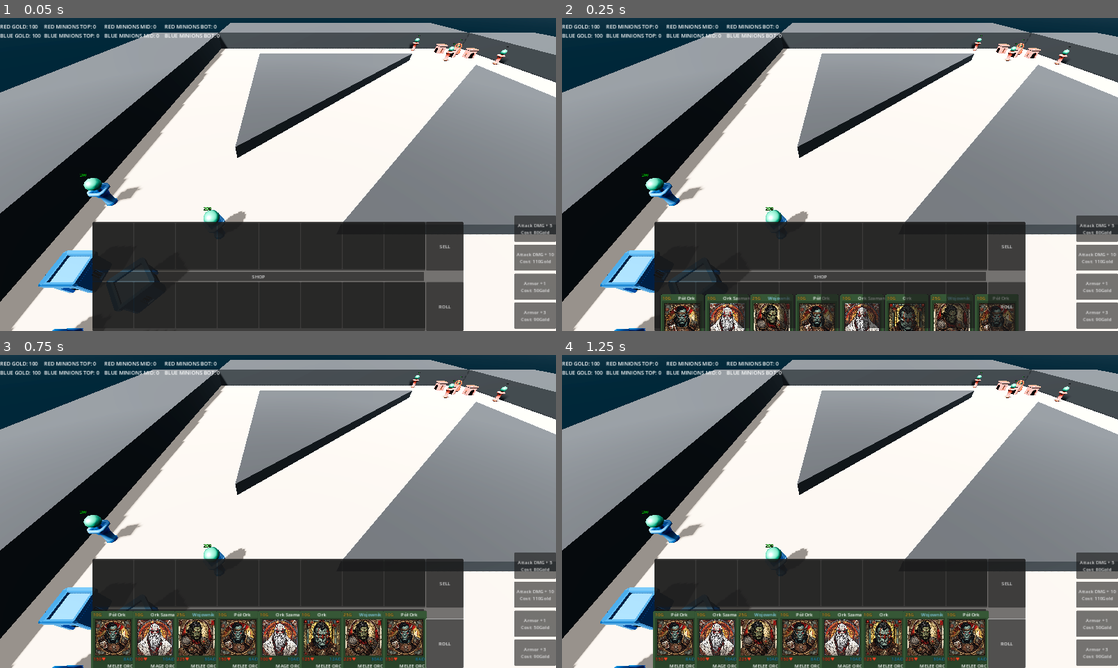
Above: before the commit, frames 1-4 (two rows, left to right).
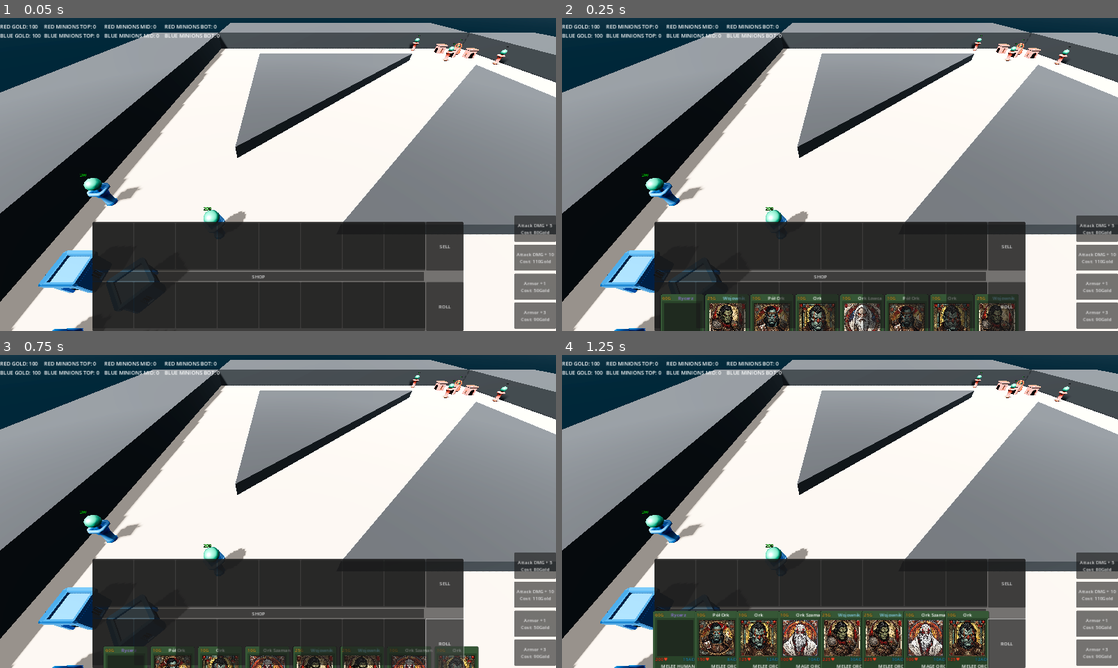
Above: after the commit, the same moments.

Repository: RadekGrzankowski/ChipsowyJam1
Game: Godot game, scene res://Scenes/Levels/wip_scene.tscn
Two runs of this game, one before a commit and one after it. Both use one fixed random seed, a clock stepped at 60 frames per second and the inputs below.
Inputs:
- Up to frame 1 (0.05 s): no input
- Up to frame 2 (0.25 s): no input
- Up to frame 3 (0.75 s): click "ROLL" at 0.5 s
- Up to frame 4 (1.25 s): no input

Frame 1 is identical in both runs. In frame 2, 3.5% of the frame differs, in the area x 18-82%, y 88-100%; in frame 3, 9.4%, in the area x 16-87%, y 81-100%; in frame 4, 5.9%.

Commit message:
Cards moving bug fixes and card cost

Diff:
--- /dev/null
+++ b/ChipsowyJam/Scenes/Assets/Cards/Humans/rycerz.tres
@@ -0,0 +1,16 @@
+[gd_resource type="Resource" load_steps=2 format=3 uid="uid://ck1jo5iaygoc2"]
+
+[ext_resource type="Script" path="res://Scripts/card_stats.gd" id="1_xajib"]
+
+[resource]
+script = ExtResource("1_xajib")
+name = "Rycerz"
+race = 0
+tier = 2
+description = "Konny rycerz"
+cost = 60
+health = 200
+attack_damage = 15
+armor = 10
+attack_speed = 2.0
+type = 0
--- a/ChipsowyJam/Scripts/CardsUI.gd
+++ b/ChipsowyJam/Scripts/CardsUI.gd
@@ -7,19 +7,24 @@
 
 @export var card_scene: PackedScene
 @export var orc_cards_array: Array
+@export var human_cards_array: Array
+var all_cards_array: Array
 
 @onready var shop_nodes : Array = get_tree().get_nodes_in_group("shop_zone")
 @onready var deck_nodes : Array = get_tree().get_nodes_in_group("zone")
 
 # Called when the node enters the scene tree for the first time.
 func _ready():
+	all_cards_array.append_array(orc_cards_array)
+	all_cards_array.append_array(human_cards_array)
 	call_deferred("fill_the_shop")
 
 func fill_the_shop():
 	var index = 0
 	for node in shop_nodes:
 		var card: Control = card_scene.instantiate()
-		var resource = orc_cards_array.pick_random()
+		card.add_to_group("shop_card")
+		var resource = all_cards_array.pick_random()
 		card.card_resource = resource
 		node.card = card
 		var position = node.global_position + node.pivot_offset
@@ -48,3 +53,10 @@
 		else:
 			print("Null")
 	print("\n")
+
+
+func _on_roll_pressed():
+	var cards_to_delete = get_tree().get_nodes_in_group("shop_card")
+	for card in cards_to_delete:
+		card.queue_free()
+	fill_the_shop()
--- a/ChipsowyJam/Scripts/card.gd
+++ b/ChipsowyJam/Scripts/card.gd
@@ -115,16 +115,23 @@
 				var distance = global_position.distance_to(child.global_position + child.pivot_offset)
 				if distance < shortest_dist:
 					if child.card != null:
-						var temp_card: Control = rest_nodes[index].card
-						temp_card.rest_point = rest_point
-						temp_card.current_rest_node = current_rest_node
-						rest_nodes[current_rest_node].card = temp_card
-						rest_point = child.global_position + child.pivot_offset
-						current_rest_node = index
-						child.card = self
+						if !child.card.is_in_group("shop_card") && !is_in_group("shop_card"):
+							var temp_card: Control = rest_nodes[index].card
+							temp_card.rest_point = rest_point
+							temp_card.current_rest_node = current_rest_node
+							rest_nodes[current_rest_node].card = temp_card
+							rest_point = child.global_position + child.pivot_offset
+							current_rest_node = index
+							child.card = self
 					else:
 						if current_rest_node >= 0:
 							rest_nodes[current_rest_node].card = null
+						if is_in_group("shop_card"):
+							# moving shop card into the deck - charging gold
+							add_to_group("deck_card")
+							remove_from_group("shop_card")
+							if Game.blue_gold >= cost:
+								Game.blue_gold -= cost
 						rest_point = child.global_position + child.pivot_offset
 						current_rest_node = index
 						child.card = self
--- a/ChipsowyJam/UI/cards_ui.tscn
+++ b/ChipsowyJam/UI/cards_ui.tscn
@@ -8,11 +8,13 @@
 [ext_resource type="Resource" uid="uid://dyyyn6x6h1ypo" path="res://Scenes/Assets/Cards/Orcs/pół_ork.tres" id="5_cqcik"]
 [ext_resource type="Resource" uid="uid://cghb5gashwsrb" path="res://Scenes/Assets/Cards/Orcs/wojownik.tres" id="6_csvxf"]
 [ext_resource type="PackedScene" uid="uid://bln5nembvaqdw" path="res://Scenes/Assets/Cards/card_zone.tscn" id="8_agvxe"]
+[ext_resource type="Resource" uid="uid://ck1jo5iaygoc2" path="res://Scenes/Assets/Cards/Humans/rycerz.tres" id="8_no8tg"]
 
 [node name="CardsUI" type="CanvasLayer" groups=["CardsUI"]]
 script = ExtResource("1_lbyja")
 card_scene = ExtResource("2_ju84m")
 orc_cards_array = [ExtResource("2_5vv4p"), ExtResource("3_jupwg"), ExtResource("4_d48qi"), ExtResource("5_cqcik"), ExtResource("6_csvxf")]
+human_cards_array = [ExtResource("8_no8tg")]
 
 [node name="UI" type="PanelContainer" parent="."]
 anchors_preset = 7
@@ -147,3 +149,4 @@
 
 [connection signal="refresh_cards" from="." to="." method="_on_refresh_cards"]
 [connection signal="pressed" from="UI/CardsPanelsAndTools/CardsPanels/ShopSpacer/ShopButton" to="." method="_on_shop_button_pressed"]
+[connection signal="pressed" from="UI/CardsPanelsAndTools/Tools/Roll" to="." method="_on_roll_pressed"]
Not shown: 1 places in ChipsowyJam/UI/cards_ui.tscn that only renumber resources
